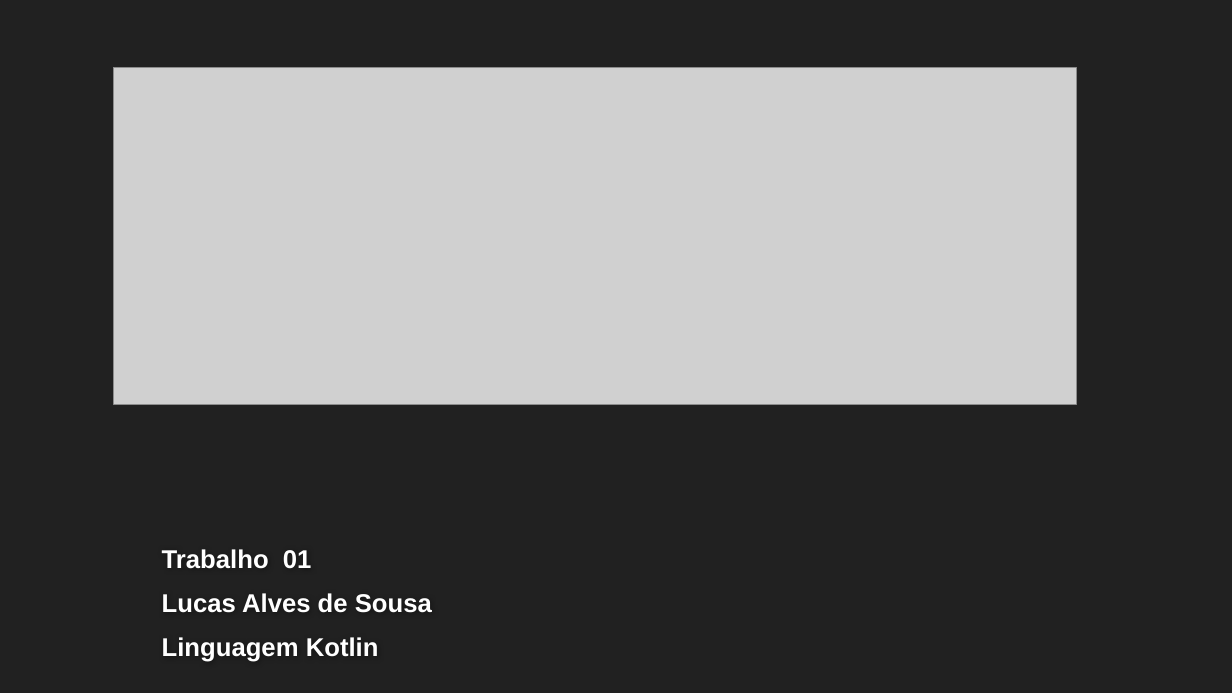
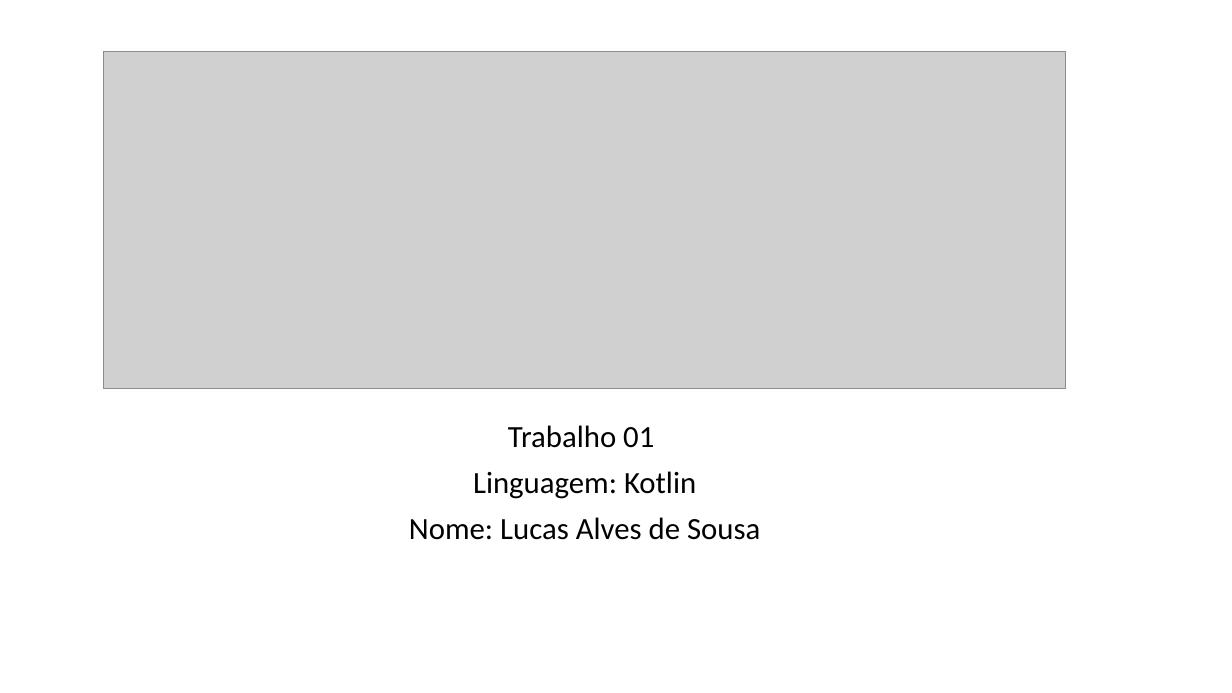
Before and after one commit to lucascomp/EDL, a slide deck: slide 1 of trabalhos/trabalho-01/SLIDES.pptx. Drawn at 1232x693 pixels with LibreOffice and Linux fonts; fonts in the diff are those of the drawing; grey boxes stand for pictures; background and template pictures are left out. Boxes give left, top, right and bottom in pixels: in the first picture for what was removed or moved away, otherwise in the second. Text is boxed around its words. In the diff, an @@ line names an element or a change of style, - is before the commit and + after.

Commit message:
Trabalho 01

```diff
--- a/trabalhos/trabalho-01/SLIDES.pptx
+++ b/trabalhos/trabalho-01/SLIDES.pptx
@@ background #212121 to #FFFFFF @@
@@ picture: place and size @@
-picture at bbox=[114, 67, 1077, 405]
+picture at bbox=[104, 52, 1067, 389]
@@ subtitle "Trabalho 01": place and size @@
-subtitle "Trabalho 01" at bbox=[162, 549, 432, 662]
+subtitle "Trabalho 01" at bbox=[409, 425, 760, 540]
@@ subtitle at bbox=[508, 425, 654, 448]: size 20 to 24 pt, font Arial to Calibri, text colour #FFFFFF to #000000, bold off in "Trabalho 01"; alignment left to centre; line spacing 1 to 0.9 @@
@@ subtitle at bbox=[409, 471, 760, 540]: text changed; size 20 to 24 pt; font Arial to Calibri; text colour #FFFFFF to #000000; bold off @@
-Lucas Alves de Sousa
-Linguagem Kotlin
+Linguagem: Kotlin
+Nome: Lucas Alves de Sousa
```
Also in this commit, not shown: 6 other slides changed, 1 slide added, 5 slides removed.
